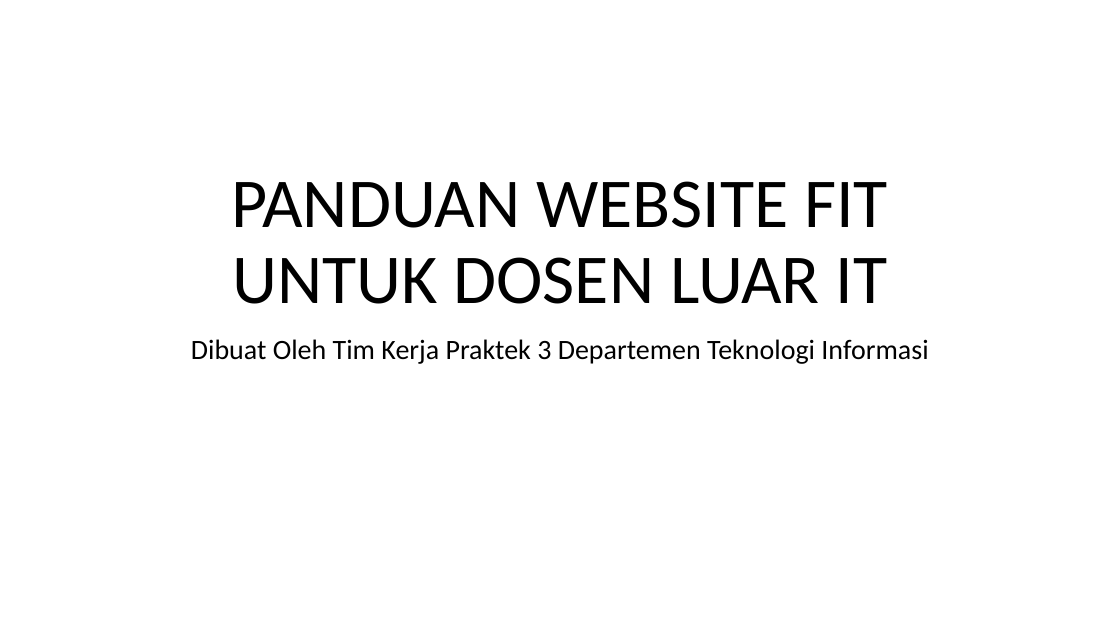
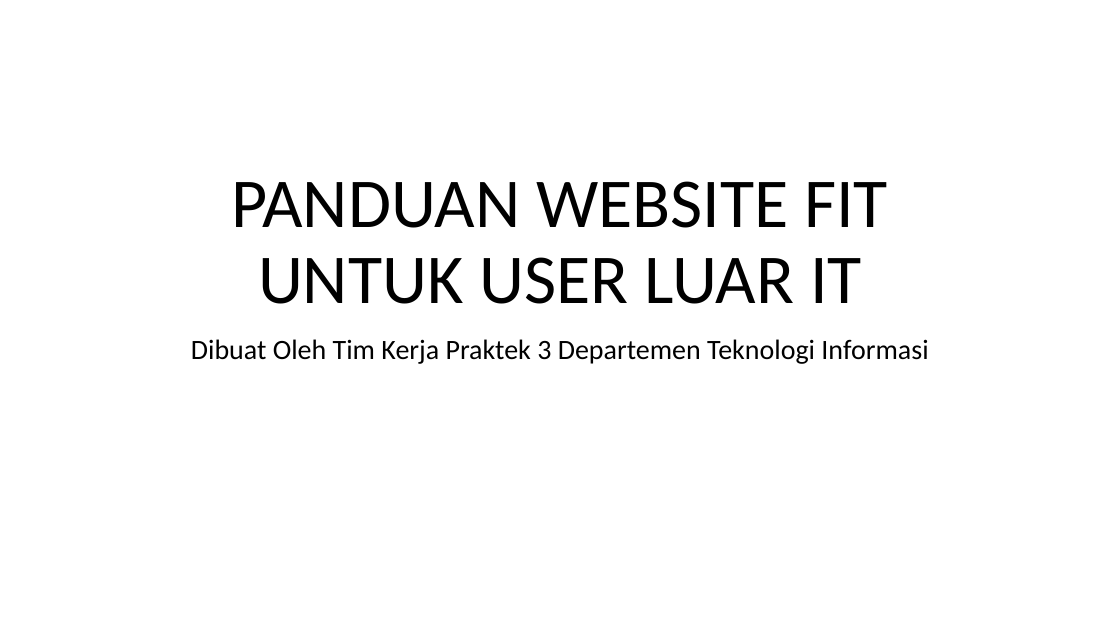
Before and after one commit to lumbricina/fitmvc, a slide deck: slide 23 of public/dokumen/panduan.pptx. Drawn at 1120x630 pixels with LibreOffice and Linux fonts; fonts in the diff are those of the drawing. Boxes give left, top, right and bottom in pixels: in the first picture for what was removed or moved away, otherwise in the second. Text is boxed around its words. In the diff, an @@ line names an element or a change of style, - is before the commit and + after.

```diff
--- a/public/dokumen/panduan.pptx
+++ b/public/dokumen/panduan.pptx
@@ title at box(231, 181, 888, 304): text changed @@
-PANDUAN WEBSITE FIT UNTUK DOSEN LUAR IT
+PANDUAN WEBSITE FIT UNTUK USER LUAR IT
```
Also in this commit, not shown: 6 other slides changed, 5 other files.
